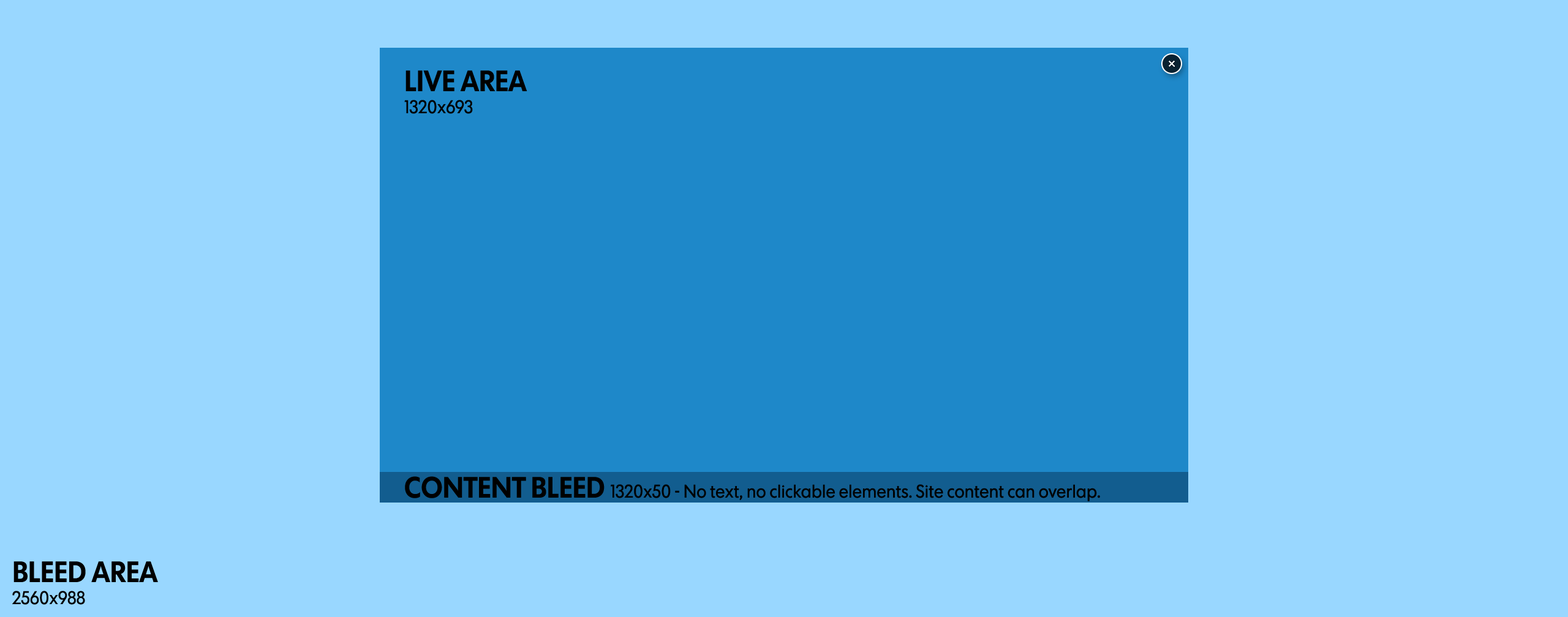
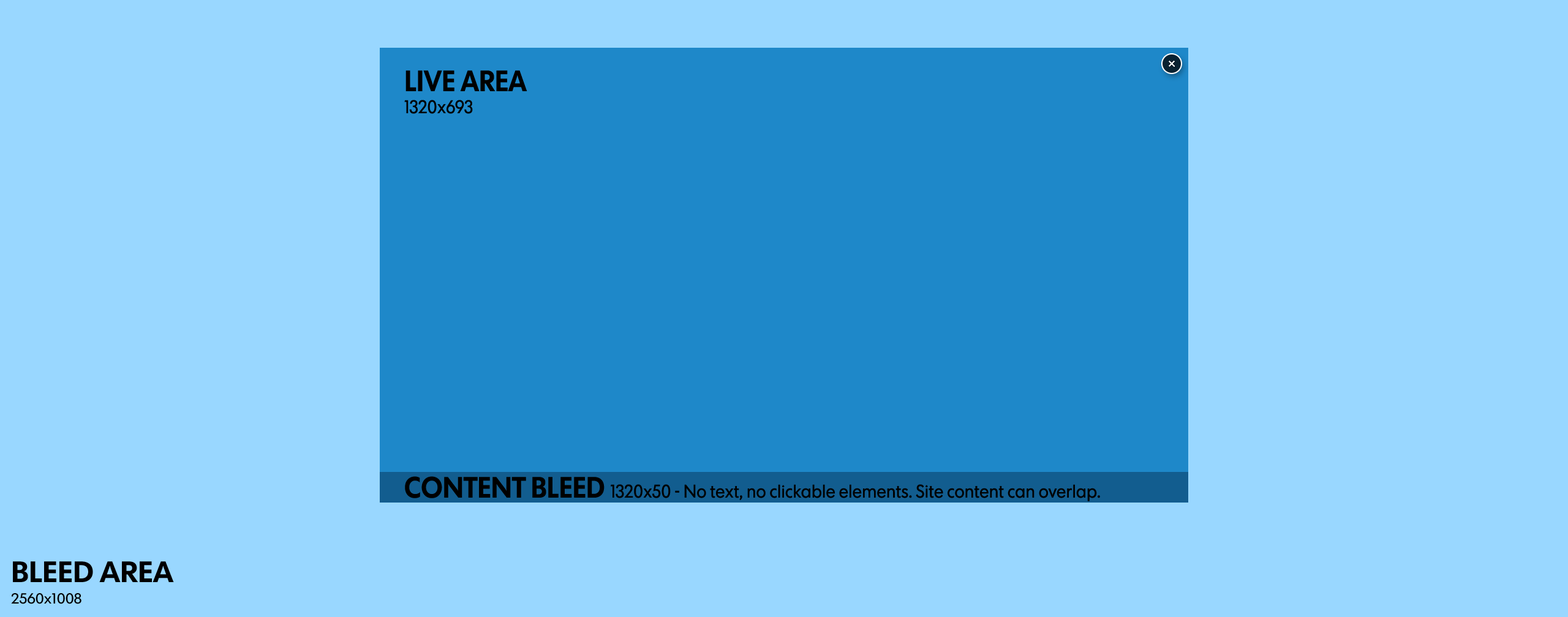
Revision of a layered (1568, 617) image; what changed, layer by layer:
painted on "BLEED AREA" over bbox(11, 561, 174, 606)
